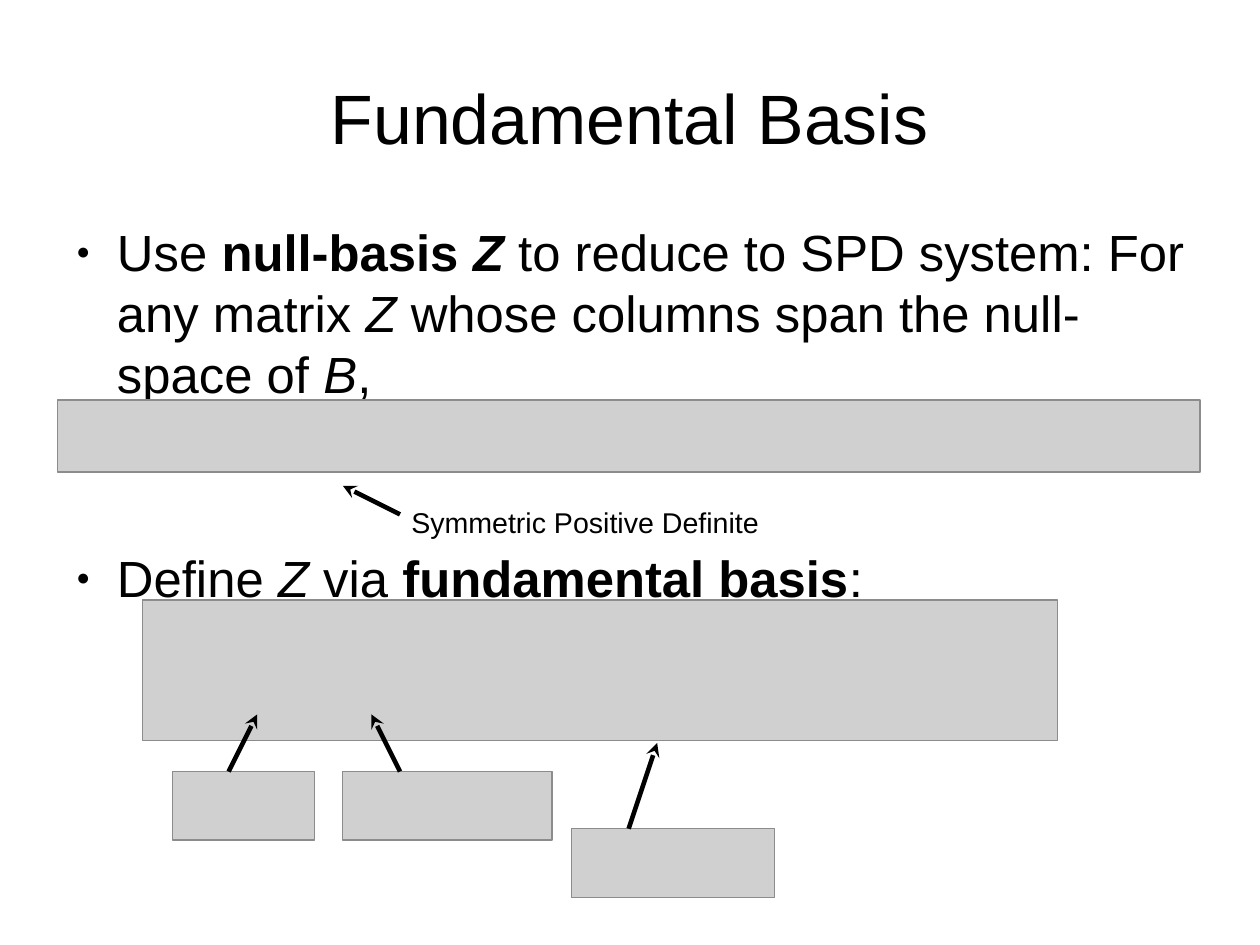
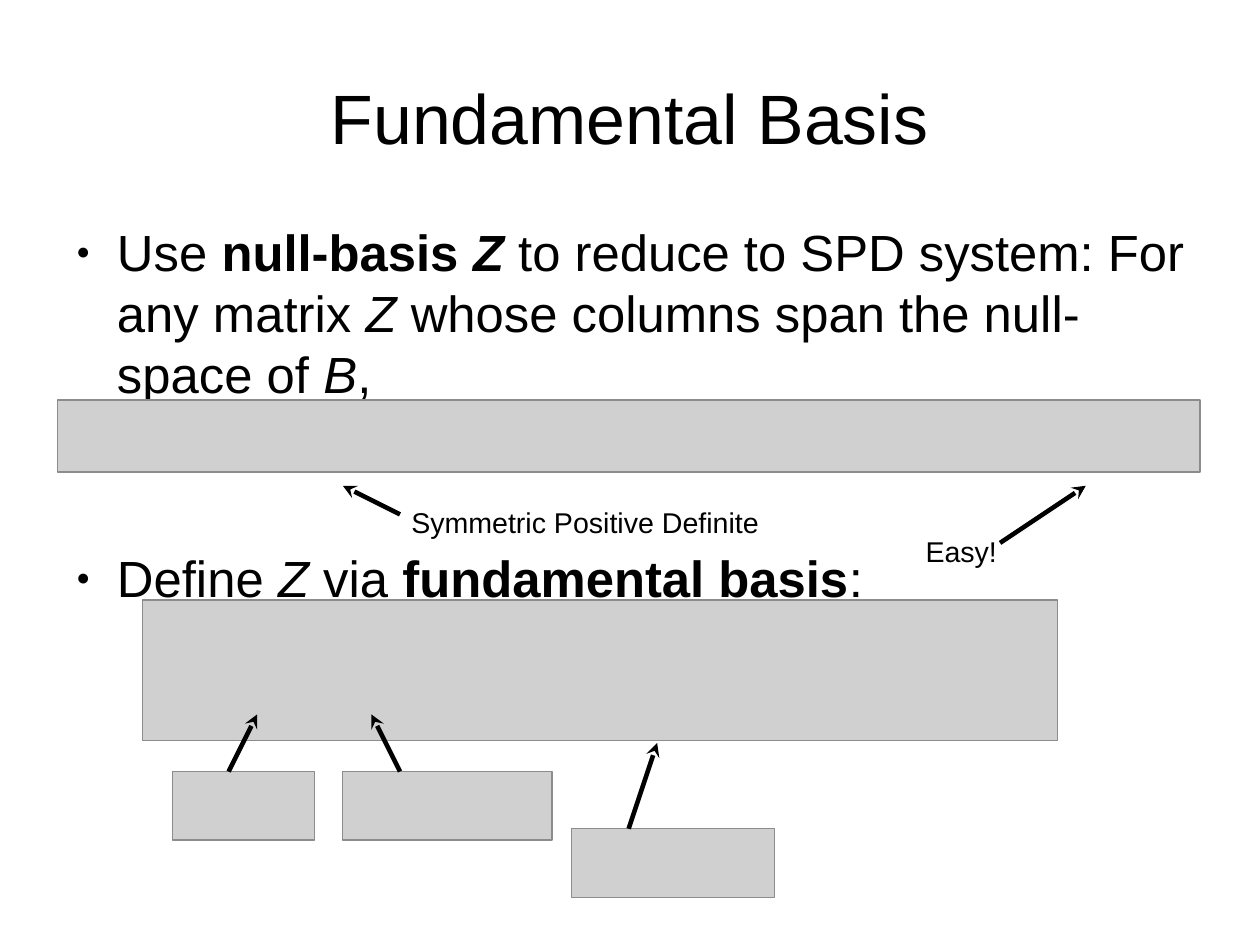
Before and after one commit to jhellrung/documents, a slide deck: slide 21 of presentations/sandia.2011.11.08/slides.odp. Drawn at 1260x945 pixels with LibreOffice and Linux fonts; fonts in the diff are those of the drawing; grey boxes stand for pictures. Boxes give left, top, right and bottom in pixels: in the first picture for what was removed or moved away, otherwise in the second. Text is boxed around its words. In the diff, an @@ line names an element or a change of style, - is before the commit and + after.

```diff
--- a/presentations/sandia.2011.11.08/slides.odp
+++ b/presentations/sandia.2011.11.08/slides.odp
@@ arrow added from (1000, 543) to (1086, 486), #000000 2.89 pt @@
@@ text added at <box>926,542,997,568</box>, 18 pt, text #000000 @@
+Easy!
```
Also in this commit, not shown: 3 other slides changed, 3 slides added.
